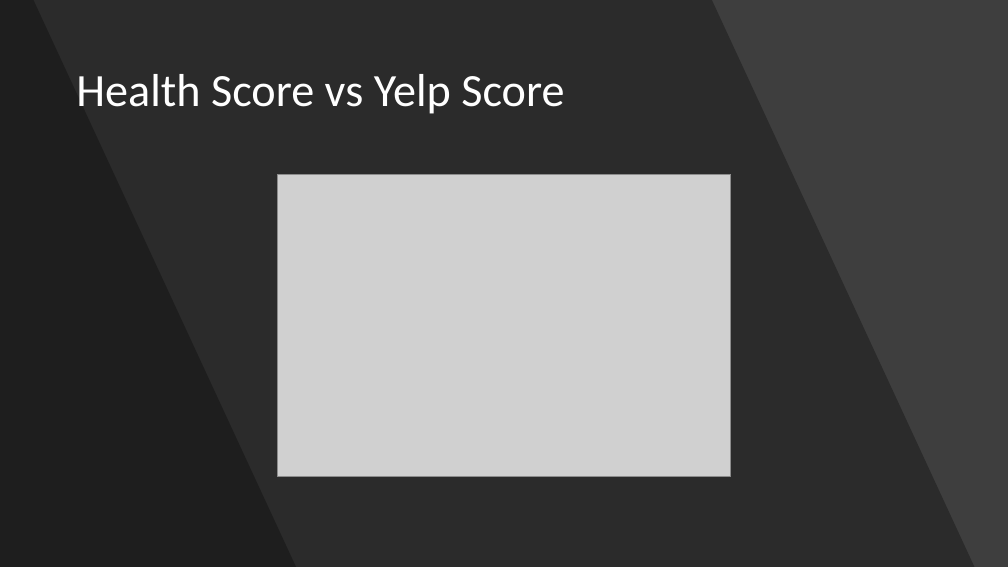
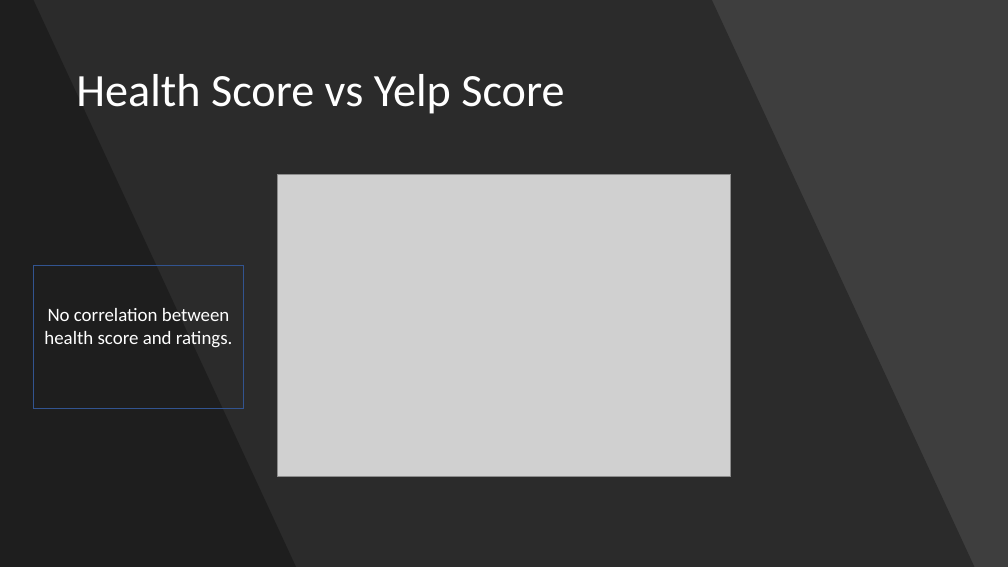
Before and after one commit to ryankchang/project1, a slide deck: slide 13 of GoodEats.pptx. Drawn at 1008x567 pixels with LibreOffice and Linux fonts; fonts in the diff are those of the drawing; grey boxes stand for pictures. Boxes give left, top, right and bottom in pixels: in the first picture for what was removed or moved away, otherwise in the second. Text is boxed around its words. In the diff, an @@ line names an element or a change of style, - is before the commit and + after.

```diff
--- a/GoodEats.pptx
+++ b/GoodEats.pptx
@@ rectangle added at box(33, 266, 243, 408), outline #325491 1 pt, 18 pt, text #FFFFFF @@
+No correlation between health score and ratings.
```
Also in this commit, not shown: 5 other slides changed.
